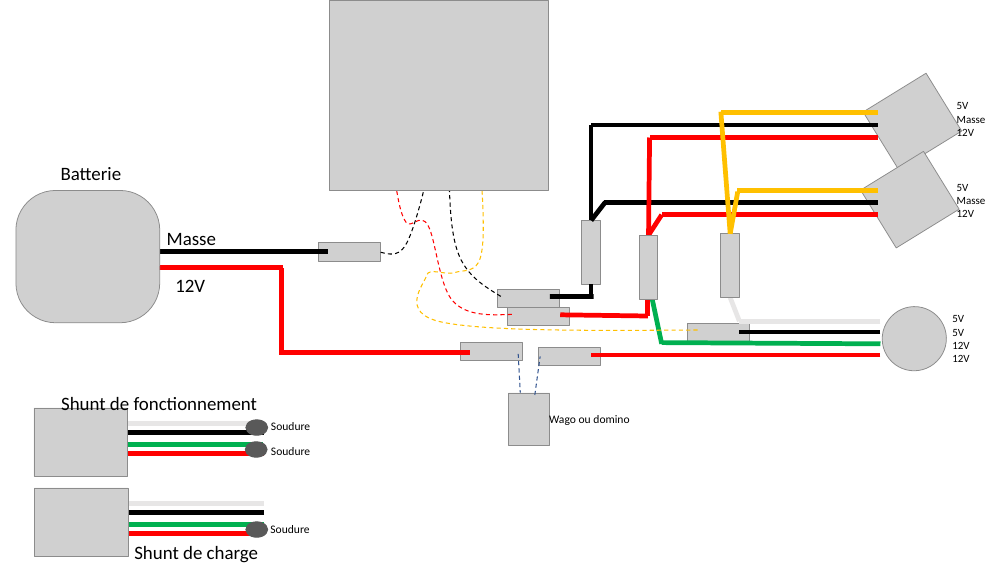
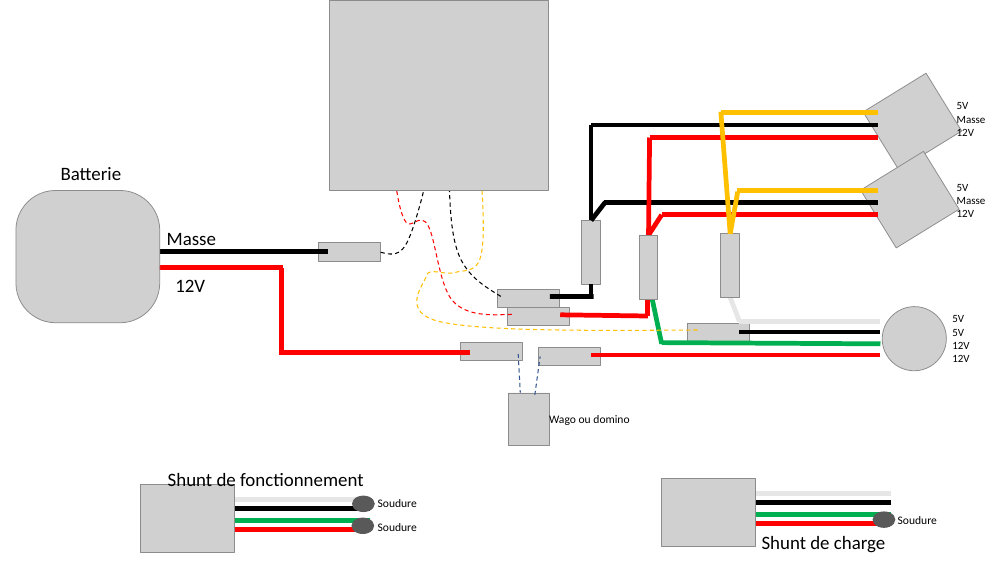
Before and after one commit to ofauvarque/DocV4, a slide deck: slide 1 of KosmosV4System/doc/pictures/V4_Batterie/CablageCaissonBatterie.pptx. Drawn at 1008x567 pixels with LibreOffice and Linux fonts; fonts in the diff are those of the drawing; grey boxes stand for pictures. Boxes give left, top, right and bottom in pixels: in the first picture for what was removed or moved away, otherwise in the second. Text is boxed around its words. In the diff, an @@ line names an element or a change of style, - is before the commit and + after.

```diff
--- a/KosmosV4System/doc/pictures/V4_Batterie/CablageCaissonBatterie.pptx
+++ b/KosmosV4System/doc/pictures/V4_Batterie/CablageCaissonBatterie.pptx
@@ 4 lines, 3 texts, 2 ellipses, 1 picture: place and size @@
-4 lines, 3 texts, 2 ellipses, 1 picture at <box>34,395,310,476</box>
+4 lines, 3 texts, 2 ellipses, 1 picture at <box>141,471,417,553</box>
@@ text "Soudure": place and size @@
-text "Soudure" at <box>270,525,309,533</box>
+text "Soudure" at <box>898,516,937,524</box>
@@ 4 lines, 1 picture, 1 ellipse: place and size @@
-4 lines, 1 picture, 1 ellipse at <box>35,488,268,557</box>
+4 lines, 1 picture, 1 ellipse at <box>662,478,895,546</box>
@@ text "Shunt de charge": place and size @@
-text "Shunt de charge" at <box>134,546,258,563</box>
+text "Shunt de charge" at <box>762,536,885,553</box>
```
Also in this commit, not shown: 4 other files.
